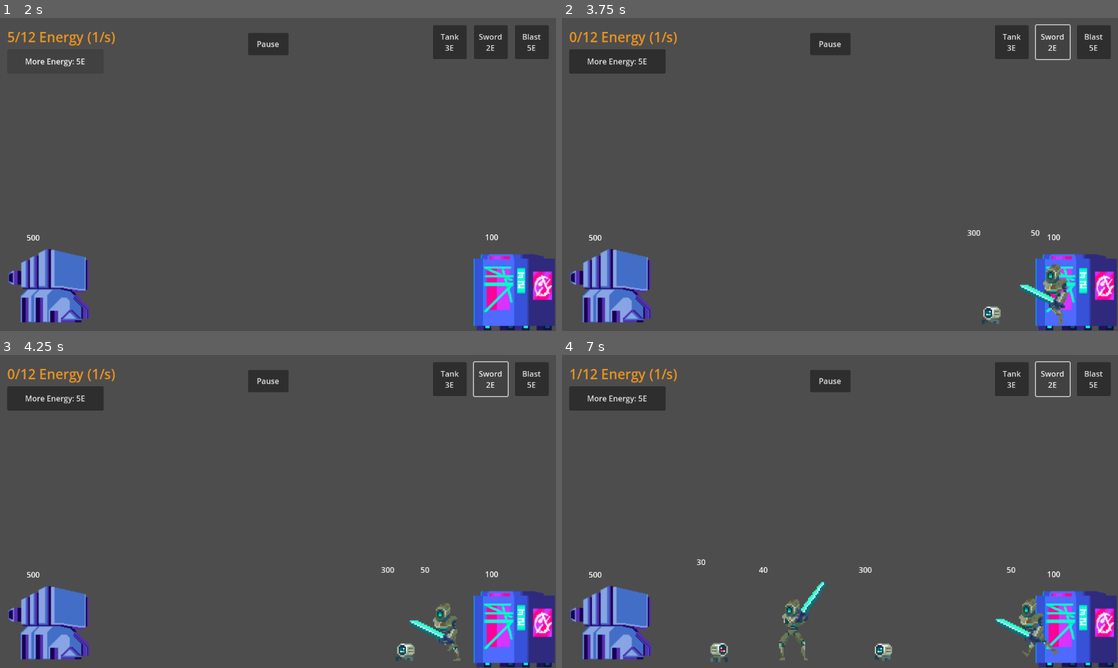
Above: before the commit, frames 1-4 (two rows, left to right).
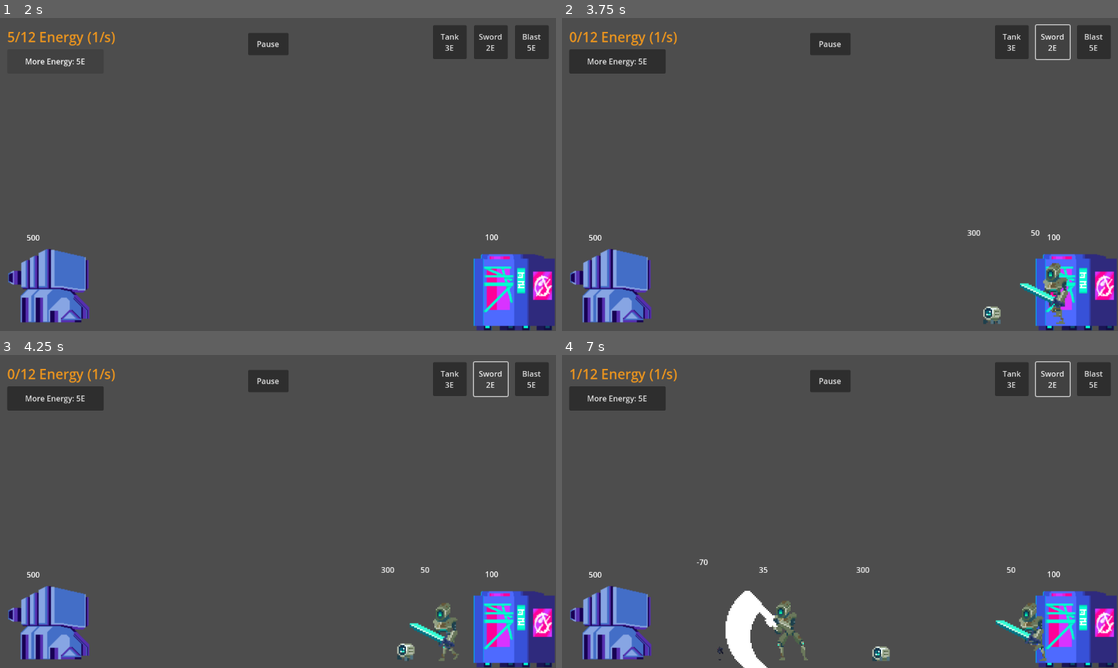
Above: after the commit, the same moments.

Repository: Vorbidden/BattleBots
Game: Godot game, scene res://main_menu.tscn
Two runs of this game, one before a commit and one after it. Both use one fixed random seed, a clock stepped at 60 frames per second and the inputs below.
Inputs:
- Up to frame 1 (2 s): click "Play" at 0.5 s; click "Level1.tscn" at 1.25 s
- Up to frame 2 (3.75 s): click "Blast 5E" at 2 s; click "More Energy: 5E" at 2.75 s; click "Sword 2E" at 3.5 s
- Up to frame 3 (4.25 s): no input
- Up to frame 4 (7 s): click "Tank 3E" at 4.25 s; click "Blast 5E" at 5 s; click "More Energy: 5E" at 5.75 s; click "Sword 2E" at 6.5 s

Frame 1 is identical in both runs. In frame 2, 0.5% of the frame differs, in the area x 75-91%, y 78-98%; in frame 3, 0.5%; in frame 4, 2.7%, in the area x 24-90%, y 65-100%.

Commit message:
Updated animation frames to 12fps

Diff:
--- a/enemies/enemy.tscn
+++ b/enemies/enemy.tscn
@@ -165,7 +165,7 @@
 }],
 "loop": false,
 "name": &"attack",
-"speed": 8.0
+"speed": 12.0
 }, {
 "frames": [{
 "duration": 1.0,
@@ -264,7 +264,7 @@
 }],
 "loop": true,
 "name": &"run",
-"speed": 8.0
+"speed": 12.0
 }]
 
 [node name="Enemy" type="CharacterBody2D"]
@@ -301,7 +301,7 @@
 position = Vector2(0, 90)
 scale = Vector2(0.5, 0.5)
 sprite_frames = SubResource("SpriteFrames_r1e8p")
-animation = &"run"
+animation = &"attack"
 
 [node name="attack_sound" type="AudioStreamPlayer" parent="."]
 stream = ExtResource("28_7vr4v")
--- a/enemies/enemy2.tscn
+++ b/enemies/enemy2.tscn
@@ -97,7 +97,7 @@
 }],
 "loop": false,
 "name": &"attack",
-"speed": 8.0
+"speed": 12.0
 }, {
 "frames": [{
 "duration": 1.0,
@@ -160,7 +160,7 @@
 }],
 "loop": true,
 "name": &"run",
-"speed": 8.0
+"speed": 12.0
 }]
 
 [node name="Enemy2" type="CharacterBody2D"]
@@ -200,7 +200,7 @@
 position = Vector2(-3, 136)
 scale = Vector2(0.5, 0.5)
 sprite_frames = SubResource("SpriteFrames_r1e8p")
-animation = &"attack"
+animation = &"run"
 
 [node name="Bullets" type="Marker2D" parent="."]
 position = Vector2(8, 52)
--- a/enemies/enemy3.tscn
+++ b/enemies/enemy3.tscn
@@ -71,7 +71,7 @@
 }],
 "loop": false,
 "name": &"attack",
-"speed": 8.0
+"speed": 12.0
 }, {
 "frames": [{
 "duration": 1.0,
@@ -131,7 +131,7 @@
 }],
 "loop": true,
 "name": &"run",
-"speed": 8.0
+"speed": 12.0
 }]
 
 [node name="ShieldEnemy" type="CharacterBody2D"]
@@ -170,7 +170,7 @@
 position = Vector2(-9, 75)
 scale = Vector2(0.5, 0.5)
 sprite_frames = SubResource("SpriteFrames_r1e8p")
-animation = &"run"
+animation = &"attack"
 offset = Vector2(2.08165e-12, 2.08165e-12)
 
 [node name="attack_sound" type="AudioStreamPlayer" parent="."]
--- a/players/player.tscn
+++ b/players/player.tscn
@@ -137,7 +137,7 @@
 }],
 "loop": false,
 "name": &"attack",
-"speed": 8.0
+"speed": 12.0
 }, {
 "frames": [{
 "duration": 1.0,
@@ -215,7 +215,7 @@
 }],
 "loop": true,
 "name": &"run",
-"speed": 8.0
+"speed": 12.0
 }]
 
 [node name="SwordUnit" type="CharacterBody2D"]
@@ -248,7 +248,7 @@
 position = Vector2(-15, 89)
 scale = Vector2(0.5, 0.5)
 sprite_frames = SubResource("SpriteFrames_r1e8p")
-animation = &"idle"
+animation = &"run"
 flip_h = true
 
 [node name="RayCast2D" type="RayCast2D" parent="."]
--- a/players/player2.tscn
+++ b/players/player2.tscn
@@ -60,7 +60,7 @@
 }],
 "loop": false,
 "name": &"attack",
-"speed": 8.0
+"speed": 12.0
 }, {
 "frames": [{
 "duration": 1.0,
@@ -96,7 +96,7 @@
 }],
 "loop": true,
 "name": &"run",
-"speed": 8.0
+"speed": 12.0
 }]
 
 [node name="Drone" type="CharacterBody2D"]
@@ -131,7 +131,7 @@
 position = Vector2(-7, 134)
 scale = Vector2(0.5, 0.5)
 sprite_frames = SubResource("SpriteFrames_r1e8p")
-animation = &"attack"
+animation = &"run"
 flip_h = true
 
 [node name="RayCast2D" type="RayCast2D" parent="."]
--- a/players/player3.tscn
+++ b/players/player3.tscn
@@ -112,7 +112,7 @@
 }],
 "loop": false,
 "name": &"attack",
-"speed": 8.0
+"speed": 12.0
 }, {
 "frames": [{
 "duration": 1.0,
@@ -202,7 +202,7 @@
 }],
 "loop": true,
 "name": &"run",
-"speed": 8.0
+"speed": 12.0
 }]
 
 [node name="ShieldUnit" type="CharacterBody2D"]
@@ -237,7 +237,7 @@
 position = Vector2(-7, 78)
 scale = Vector2(0.5, 0.5)
 sprite_frames = SubResource("SpriteFrames_r1e8p")
-animation = &"idle"
+animation = &"run"
 flip_h = true
 
 [node name="RayCast2D" type="RayCast2D" parent="."]
